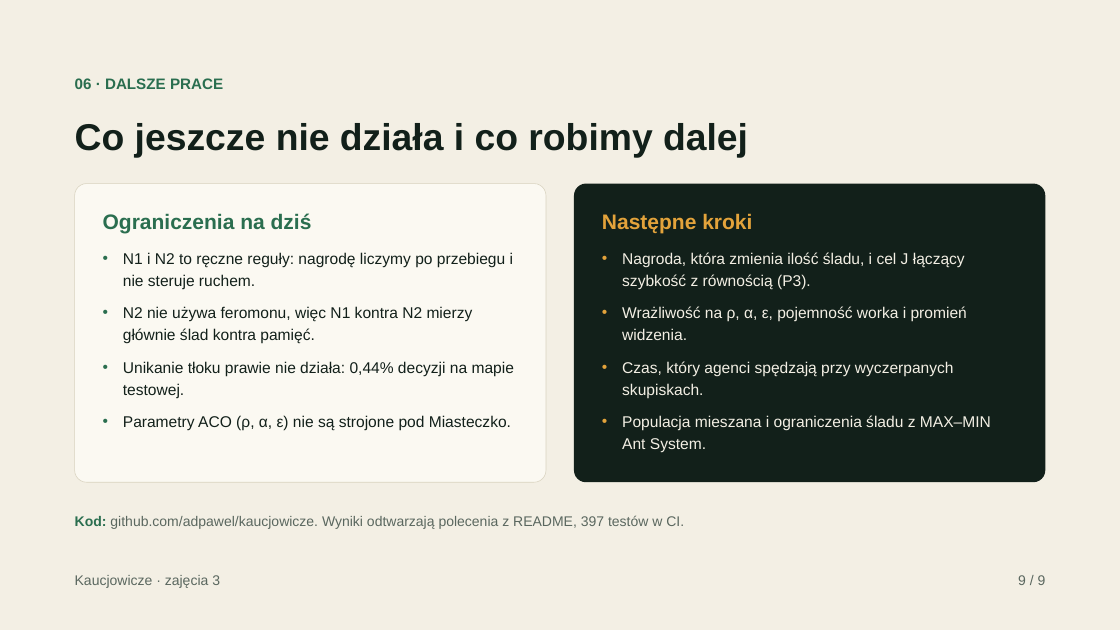
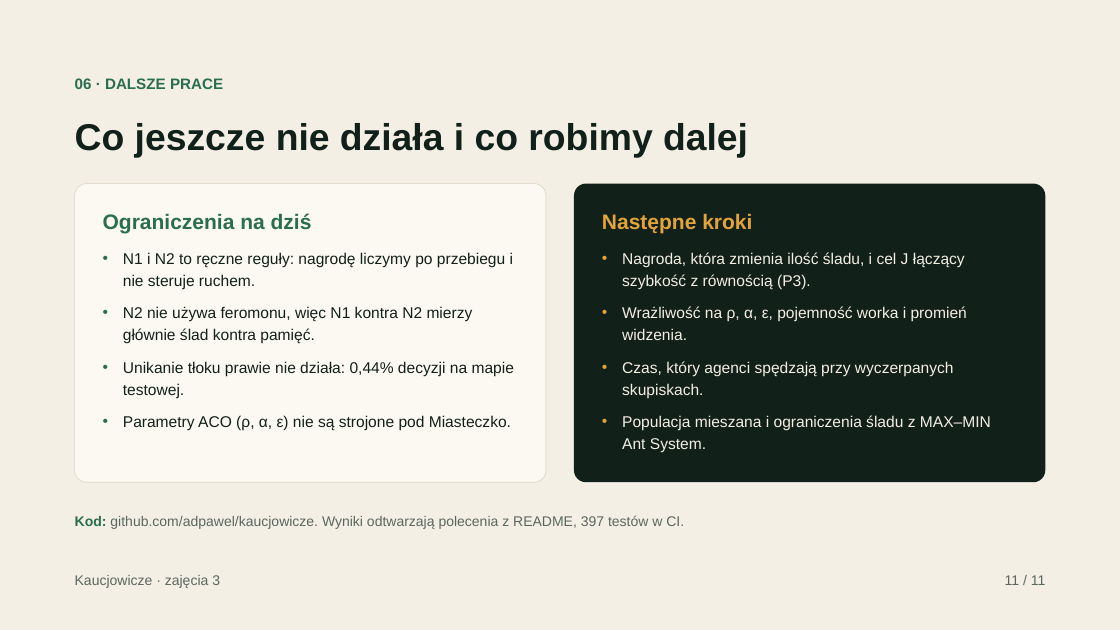
Before and after one commit to adpawel/kaucjowicze, a slide deck: slide 11 of docs/aiin_prezentacja_zajecia3.pptx (slide 9 before the commit). Drawn at 1120x630 pixels with LibreOffice and Linux fonts; fonts in the diff are those of the drawing. Boxes give left, top, right and bottom in pixels: in the first picture for what was removed or moved away, otherwise in the second. Text is boxed around its words. In the diff, an @@ line names an element or a change of style, - is before the commit and + after.

```diff
--- a/docs/aiin_prezentacja_zajecia3.pptx
+++ b/docs/aiin_prezentacja_zajecia3.pptx
@@ text at (1005, 575, 1046, 585): text changed @@
-9 / 9
+11 / 11
```
Also in this commit, not shown: 7 other slides changed, 2 slides added, 1 other file.
